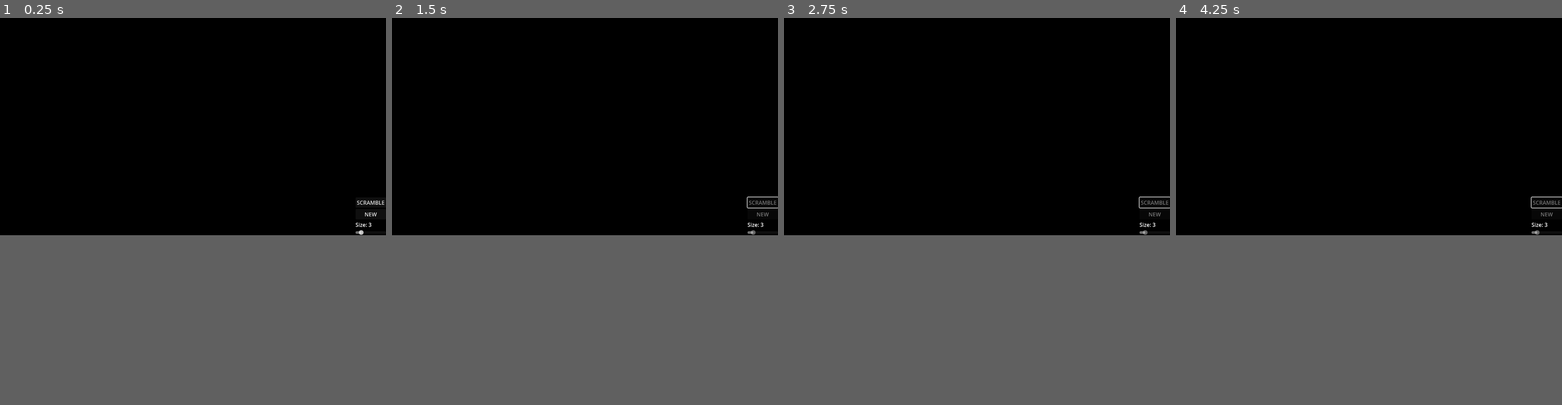
Above: before the commit, frames 1-4 (left to right).
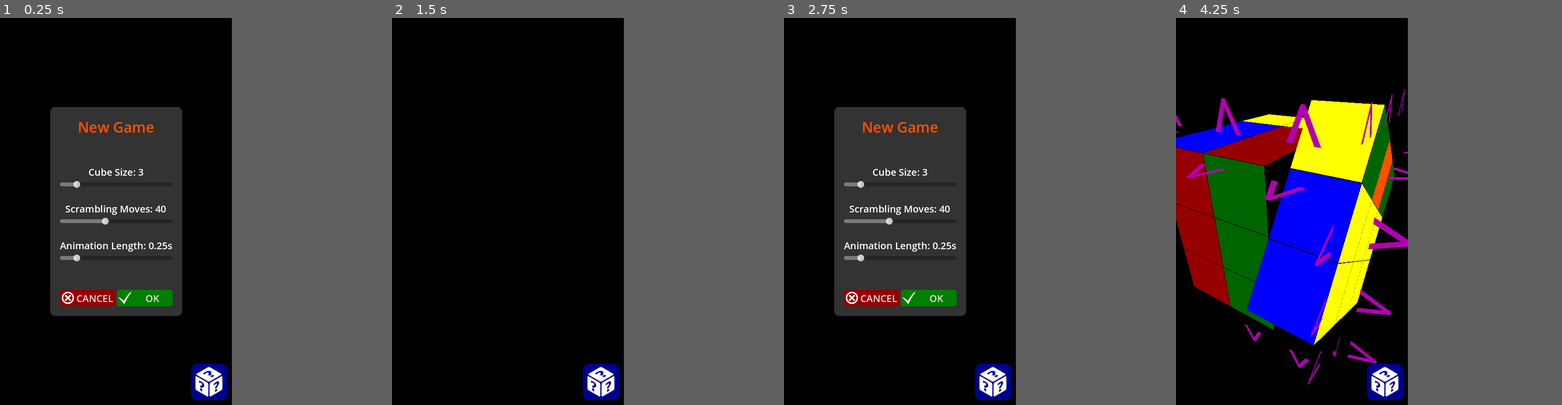
Above: after the commit, the same moments.

Repository: yannprada/n-cube
Game: Godot game, scene res://game.tscn
The game is run twice, just before and just after one commit, with the same random seed, the same clock (stepped at 60 frames per second) and the same inputs.
Inputs (mouse positions are in pixels of both pictures, inside the frame that each line leads up to):
- Up to frame 1 (0.25 s): no input
- Up to frame 2 (1.5 s): click (762, 203) at 0.5 s, where only the run before the commit has a clickable "SCRAMBLE"; click (538, 176) at 1.25 s, where only the run after the commit has a clickable "CANCEL"
- Up to frame 3 (2.75 s): click (1131, 223) at 2.02 s
- Up to frame 4 (4.25 s): click (1523, 223) at 2.77 s; click (1415, 176) at 3.5 s, where only the run after the commit has a clickable "OK"
In our replay, the window is 799x449 before the commit and 480x800 after it. These sizes can differ from the game's own. Grey fills any space a smaller window leaves; there, only what the larger window draws over its background counts as a difference.

The runs differ from the first frame. In frame 1, 19% of the frame differs, in the area x 13-100%, y 23-99%; in frame 2, 1.0%; in frame 3, 19%; in frame 4, 28%, in the area x 0-100%, y 18-99%.
Error before the commit: Out of bounds get index '0' (on base: 'Array[Vector3]') (res://world.gd:36)

Commit message:
New game menu

Diff:
--- a/game.gd
+++ b/game.gd
@@ -1,13 +1,8 @@
 extends Node
 
 
-func _on_scramble_button_pressed() -> void:
-	%UI.disable()
-	%World.scramble()
-	await get_tree().create_timer(0.25*50).timeout
-	%UI.enable()
-
-
-func _on_new_button_pressed() -> void:
+func _on_ui_new_game(size: int, moves: int, tween_duration: float) -> void:
+	%Pivot.tween_duration = tween_duration
 	%World.clear()
-	%World.generate(%SizeSlider.value)
+	%World.generate(size)
+	%World.scramble(moves)
--- a/game.tscn
+++ b/game.tscn
@@ -1,55 +1,232 @@
-[gd_scene load_steps=9 format=3 uid="uid://dknxotbcrytcs"]
+[gd_scene load_steps=22 format=3 uid="uid://dknxotbcrytcs"]
 
 [ext_resource type="Script" uid="uid://dff37uied0yv8" path="res://game.gd" id="1_j5wjh"]
 [ext_resource type="Script" uid="uid://cyuyfumpe4tkw" path="res://ui.gd" id="2_vef74"]
 [ext_resource type="Script" uid="uid://cj1moslussd0r" path="res://world.gd" id="3_hve3p"]
+[ext_resource type="Texture2D" uid="uid://cnv5ogsw7cl2r" path="res://assets/shuffle75pressed.png" id="3_mfdv2"]
+[ext_resource type="Texture2D" uid="uid://bgpehx85u4oo2" path="res://assets/shuffle75.png" id="4_iotsf"]
 [ext_resource type="Script" uid="uid://bn2v5r1c1fmnu" path="res://rubiks_cube.gd" id="4_mfdv2"]
 [ext_resource type="Script" uid="uid://bcyvnv4bc2joe" path="res://pivot.gd" id="5_iotsf"]
+[ext_resource type="Texture2D" uid="uid://boocgkjh3r2wn" path="res://assets/cancel75.png" id="5_lc2xo"]
+[ext_resource type="Texture2D" uid="uid://yevb552t60ls" path="res://assets/ok75.png" id="5_mfdv2"]
 [ext_resource type="Script" uid="uid://cvlafvx42vlmu" path="res://arrows.gd" id="6_lc2xo"]
 [ext_resource type="Script" uid="uid://chk6eg4huwbvs" path="res://camera_pivot.gd" id="7_215e1"]
 [ext_resource type="Script" uid="uid://b5yke2pp1xypg" path="res://camera.gd" id="8_7sc4i"]
 
+[sub_resource type="StyleBoxFlat" id="StyleBoxFlat_iotsf"]
+bg_color = Color(0.2, 0.2, 0.2, 1)
+corner_radius_top_left = 10
+corner_radius_top_right = 10
+corner_radius_bottom_right = 10
+corner_radius_bottom_left = 10
+
+[sub_resource type="LabelSettings" id="LabelSettings_iotsf"]
+font_size = 30
+font_color = Color(1, 0.313726, 0, 1)
+
+[sub_resource type="StyleBoxEmpty" id="StyleBoxEmpty_lc2xo"]
+
+[sub_resource type="StyleBoxEmpty" id="StyleBoxEmpty_215e1"]
+
+[sub_resource type="StyleBoxFlat" id="StyleBoxFlat_7sc4i"]
+content_margin_left = 3.0
+content_margin_top = 3.0
+content_margin_right = 3.0
+content_margin_bottom = 3.0
+bg_color = Color(0.588235, 0, 0, 1)
+corner_radius_top_left = 5
+corner_radius_top_right = 5
+corner_radius_bottom_right = 5
+corner_radius_bottom_left = 5
+
+[sub_resource type="StyleBoxFlat" id="StyleBoxFlat_80cx4"]
+content_margin_left = 3.0
+content_margin_top = 3.0
+content_margin_right = 3.0
+content_margin_bottom = 3.0
+bg_color = Color(1, 0, 0, 1)
+corner_radius_top_left = 5
+corner_radius_top_right = 5
+corner_radius_bottom_right = 5
+corner_radius_bottom_left = 5
+
+[sub_resource type="StyleBoxEmpty" id="StyleBoxEmpty_iotsf"]
+
+[sub_resource type="StyleBoxFlat" id="StyleBoxFlat_xa8c5"]
+content_margin_left = 3.0
+content_margin_top = 3.0
+content_margin_right = 3.0
+content_margin_bottom = 3.0
+bg_color = Color(0, 0.5, 0, 1)
+corner_radius_top_left = 5
+corner_radius_top_right = 5
+corner_radius_bottom_right = 5
+corner_radius_bottom_left = 5
+
+[sub_resource type="StyleBoxFlat" id="StyleBoxFlat_lc2xo"]
+content_margin_left = 3.0
+content_margin_top = 3.0
+content_margin_right = 3.0
+content_margin_bottom = 3.0
+bg_color = Color(0, 0.701961, 0, 1)
+corner_radius_top_left = 5
+corner_radius_top_right = 5
+corner_radius_bottom_right = 5
+corner_radius_bottom_left = 5
+
 [node name="Game" type="Node"]
 script = ExtResource("1_j5wjh")
 
-[node name="UI" type="VBoxContainer" parent="."]
-unique_name_in_owner = true
+[node name="UI" type="Control" parent="."]
+unique_name_in_owner = true
+layout_mode = 3
+anchors_preset = 15
+anchor_right = 1.0
+anchor_bottom = 1.0
+grow_horizontal = 2
+grow_vertical = 2
+size_flags_horizontal = 4
+size_flags_vertical = 4
+mouse_filter = 1
+script = ExtResource("2_vef74")
+
+[node name="MarginContainer" type="MarginContainer" parent="UI"]
+layout_mode = 1
 anchors_preset = 3
 anchor_left = 1.0
 anchor_top = 1.0
 anchor_right = 1.0
 anchor_bottom = 1.0
-offset_left = -91.0
-offset_top = -66.0
+offset_left = -60.0
+offset_top = -60.0
 grow_horizontal = 0
 grow_vertical = 0
-size_flags_horizontal = 4
-size_flags_vertical = 4
-script = ExtResource("2_vef74")
-
-[node name="ScrambleButton" type="Button" parent="UI"]
-unique_name_in_owner = true
-layout_mode = 2
-text = "SCRAMBLE"
-
-[node name="NewButton" type="Button" parent="UI"]
-unique_name_in_owner = true
-layout_mode = 2
-text = "NEW"
-
-[node name="SizeLabel" type="Label" parent="UI"]
-unique_name_in_owner = true
-layout_mode = 2
-text = "Size: 3"
-
-[node name="SizeSlider" type="HSlider" parent="UI"]
+theme_override_constants/margin_right = 10
+theme_override_constants/margin_bottom = 10
+
+[node name="NewGame" type="TextureButton" parent="UI/MarginContainer"]
+unique_name_in_owner = true
+layout_mode = 2
+tooltip_text = "Scramble"
+texture_normal = ExtResource("4_iotsf")
+texture_pressed = ExtResource("3_mfdv2")
+stretch_mode = 4
+
+[node name="NewGamePanel" type="PanelContainer" parent="UI"]
+unique_name_in_owner = true
+layout_mode = 1
+anchors_preset = 8
+anchor_left = 0.5
+anchor_top = 0.5
+anchor_right = 0.5
+anchor_bottom = 0.5
+offset_left = -89.5
+offset_top = -187.0
+offset_right = 89.5
+offset_bottom = 187.0
+grow_horizontal = 2
+grow_vertical = 2
+theme_override_styles/panel = SubResource("StyleBoxFlat_iotsf")
+
+[node name="MarginContainer" type="MarginContainer" parent="UI/NewGamePanel"]
+layout_mode = 2
+theme_override_constants/margin_left = 20
+theme_override_constants/margin_top = 20
+theme_override_constants/margin_right = 20
+theme_override_constants/margin_bottom = 20
+
+[node name="VBoxContainer" type="VBoxContainer" parent="UI/NewGamePanel/MarginContainer"]
+layout_mode = 2
+
+[node name="Label" type="Label" parent="UI/NewGamePanel/MarginContainer/VBoxContainer"]
+layout_mode = 2
+text = "New Game"
+label_settings = SubResource("LabelSettings_iotsf")
+horizontal_alignment = 1
+
+[node name="HSeparator" type="HSeparator" parent="UI/NewGamePanel/MarginContainer/VBoxContainer"]
+layout_mode = 2
+theme_override_constants/separation = 50
+theme_override_styles/separator = SubResource("StyleBoxEmpty_lc2xo")
+
+[node name="SizeLabel" type="Label" parent="UI/NewGamePanel/MarginContainer/VBoxContainer"]
+unique_name_in_owner = true
+layout_mode = 2
+text = "Cube Size: 3"
+horizontal_alignment = 1
+
+[node name="SizeSlider" type="HSlider" parent="UI/NewGamePanel/MarginContainer/VBoxContainer"]
 unique_name_in_owner = true
 layout_mode = 2
 min_value = 2.0
 max_value = 10.0
 value = 3.0
 rounded = true
-scrollable = false
+
+[node name="HSeparator2" type="HSeparator" parent="UI/NewGamePanel/MarginContainer/VBoxContainer"]
+layout_mode = 2
+theme_override_constants/separation = 20
+theme_override_styles/separator = SubResource("StyleBoxEmpty_lc2xo")
+
+[node name="ScramblingLabel" type="Label" parent="UI/NewGamePanel/MarginContainer/VBoxContainer"]
+unique_name_in_owner = true
+layout_mode = 2
+text = "Scrambling Moves: 40"
+horizontal_alignment = 1
+
+[node name="ScramblingSlider" type="HSlider" parent="UI/NewGamePanel/MarginContainer/VBoxContainer"]
+unique_name_in_owner = true
+layout_mode = 2
+value = 40.0
+rounded = true
+
+[node name="HSeparator3" type="HSeparator" parent="UI/NewGamePanel/MarginContainer/VBoxContainer"]
+layout_mode = 2
+theme_override_constants/separation = 20
+theme_override_styles/separator = SubResource("StyleBoxEmpty_lc2xo")
+
+[node name="TweenLabel" type="Label" parent="UI/NewGamePanel/MarginContainer/VBoxContainer"]
+unique_name_in_owner = true
+layout_mode = 2
+text = "Animation Length: 0.25s"
+horizontal_alignment = 1
+
+[node name="TweenSlider" type="HSlider" parent="UI/NewGamePanel/MarginContainer/VBoxContainer"]
+unique_name_in_owner = true
+layout_mode = 2
+max_value = 2.0
+step = 0.05
+value = 0.25
+
+[node name="HSeparator4" type="HSeparator" parent="UI/NewGamePanel/MarginContainer/VBoxContainer"]
+layout_mode = 2
+theme_override_constants/separation = 50
+theme_override_styles/separator = SubResource("StyleBoxEmpty_lc2xo")
+
+[node name="HBoxContainer" type="HBoxContainer" parent="UI/NewGamePanel/MarginContainer/VBoxContainer"]
+layout_mode = 2
+
+[node name="Cancel" type="Button" parent="UI/NewGamePanel/MarginContainer/VBoxContainer/HBoxContainer"]
+layout_mode = 2
+size_flags_horizontal = 3
+theme_override_styles/focus = SubResource("StyleBoxEmpty_215e1")
+theme_override_styles/hover = SubResource("StyleBoxFlat_7sc4i")
+theme_override_styles/pressed = SubResource("StyleBoxFlat_80cx4")
+theme_override_styles/normal = SubResource("StyleBoxFlat_7sc4i")
+text = "CANCEL"
+icon = ExtResource("5_lc2xo")
+expand_icon = true
+
+[node name="OK" type="Button" parent="UI/NewGamePanel/MarginContainer/VBoxContainer/HBoxContainer"]
+layout_mode = 2
+size_flags_horizontal = 3
+theme_override_styles/focus = SubResource("StyleBoxEmpty_iotsf")
+theme_override_styles/hover = SubResource("StyleBoxFlat_xa8c5")
+theme_override_styles/pressed = SubResource("StyleBoxFlat_lc2xo")
+theme_override_styles/normal = SubResource("StyleBoxFlat_xa8c5")
+text = "OK"
+icon = ExtResource("5_mfdv2")
+expand_icon = true
 
 [node name="World" type="Node3D" parent="."]
 unique_name_in_owner = true
@@ -80,7 +257,11 @@
 current = true
 script = ExtResource("8_7sc4i")
 
-[connection signal="pressed" from="UI/ScrambleButton" to="." method="_on_scramble_button_pressed"]
-[connection signal="pressed" from="UI/NewButton" to="." method="_on_new_button_pressed"]
-[connection signal="value_changed" from="UI/SizeSlider" to="UI" method="_on_size_slider_value_changed"]
+[connection signal="new_game" from="UI" to="." method="_on_ui_new_game"]
+[connection signal="pressed" from="UI/MarginContainer/NewGame" to="UI" method="_on_new_game_pressed"]
+[connection signal="value_changed" from="UI/NewGamePanel/MarginContainer/VBoxContainer/SizeSlider" to="UI" method="_on_size_slider_value_changed"]
+[connection signal="value_changed" from="UI/NewGamePanel/MarginContainer/VBoxContainer/ScramblingSlider" to="UI" method="_on_scrambling_slider_value_changed"]
+[connection signal="value_changed" from="UI/NewGamePanel/MarginContainer/VBoxContainer/TweenSlider" to="UI" method="_on_tween_slider_value_changed"]
+[connection signal="pressed" from="UI/NewGamePanel/MarginContainer/VBoxContainer/HBoxContainer/Cancel" to="UI" method="_on_new_game_cancel_pressed"]
+[connection signal="pressed" from="UI/NewGamePanel/MarginContainer/VBoxContainer/HBoxContainer/OK" to="UI" method="_on_new_game_ok_pressed"]
 [connection signal="clicked" from="World/Arrows" to="World/RubiksCube" method="_on_arrows_clicked"]
--- /dev/null
+++ b/main_theme.tres
@@ -0,0 +1,8 @@
+[gd_resource type="Theme" load_steps=2 format=3 uid="uid://cn5n35yqfpaeo"]
+
+[sub_resource type="SystemFont" id="SystemFont_gsqoc"]
+font_names = PackedStringArray("Cascadia Mono")
+
+[resource]
+default_font = SubResource("SystemFont_gsqoc")
+default_font_size = 20
--- a/pivot.gd
+++ b/pivot.gd
@@ -1,14 +1,14 @@
 extends Node3D
 
 const ROTATION_ANGLE: float = -PI/2
-const TWEEN_DURATION: float = 0.25
 
+var tween_duration: float = 0.25
 var previous_angle: float = 0.0
 
 
 func tween_rotate(axis: Vector3) -> Tween:
 	var tween = create_tween()
-	tween.tween_method(_rotate_inner.bind(axis), 0.0, ROTATION_ANGLE, TWEEN_DURATION)
+	tween.tween_method(_rotate_inner.bind(axis), 0.0, ROTATION_ANGLE, tween_duration)
 	return tween
 
 
--- a/project.godot
+++ b/project.godot
@@ -15,9 +15,16 @@
 config/features=PackedStringArray("4.4", "GL Compatibility")
 config/icon="res://icon.svg"
 
-[autoload]
+[display]
 
-Utils="*res://utils.gd"
+window/size/viewport_width=480
+window/size/viewport_height=800
+window/stretch/mode="canvas_items"
+window/handheld/orientation=1
+
+[gui]
+
+theme/custom="uid://cn5n35yqfpaeo"
 
 [input]
 
--- a/ui.gd
+++ b/ui.gd
@@ -1,17 +1,39 @@
-extends VBoxContainer
+extends Control
+
+signal new_game(size: int, moves: int, duration: float)
 
 
 func disable() -> void:
-	%ScrambleButton.disabled = true
-	%NewButton.disabled = true
-	%SizeSlider.editable = false
+	%NewGame.disabled = true
 
 
 func enable() -> void:
-	%ScrambleButton.disabled = false
-	%NewButton.disabled = false
-	%SizeSlider.editable = true
+	%NewGame.disabled = false
 
 
 func _on_size_slider_value_changed(value: int) -> void:
-	%SizeLabel.text = 'Size: ' + str(value)
+	%SizeLabel.text = 'Cube Size: ' + str(value)
+
+
+func _on_scrambling_slider_value_changed(value: int) -> void:
+	%ScramblingLabel.text = 'Scrambling Moves: ' + str(value)
+
+
+func _on_tween_slider_value_changed(value: float) -> void:
+	%TweenLabel.text = 'Animation Length: %.2fs' % value
+
+
+func _on_new_game_ok_pressed() -> void:
+	new_game.emit(%SizeSlider.value, %ScramblingSlider.value, %TweenSlider.value)
+	%NewGamePanel.hide()
+	%NewGame.disabled = true
+	await get_tree().create_timer(%ScramblingSlider.value * %TweenSlider.value).timeout
+	%NewGame.disabled = false
+
+
+func _on_new_game_cancel_pressed() -> void:
+	%NewGamePanel.hide()
+
+
+func _on_new_game_pressed() -> void:
+	%NewGamePanel.show()
--- a/world.gd
+++ b/world.gd
@@ -2,7 +2,6 @@
 
 const AXES = [Vector3.UP, Vector3.DOWN, Vector3.LEFT, Vector3.RIGHT, Vector3.BACK, Vector3.FORWARD]
 
-var scrambling_moves: int = 40
 var exterior_positions: Array[Vector3]
 
 
@@ -31,8 +30,11 @@
 					exterior_positions.append(pos)
 
 
-func scramble() -> void:
-	for n in scrambling_moves:
+func scramble(moves: int) -> void:
+	if %RubiksCube.get_child_count() == 0:
+		return
+
+	for n in moves:
 		var pos = exterior_positions[randi_range(0, exterior_positions.size()-1)]
 		var axis = AXES[randi_range(0, AXES.size()-1)]
 		var layer = pos * axis.abs()
Binary file added: assets/cancel75.png
Not shown, added: assets/cancel75.png.import
Binary file added: assets/ok75.png
Not shown, added: assets/ok75.png.import
Binary file added: assets/shuffle75.png
Not shown, added: assets/shuffle75.png.import
Binary file added: assets/shuffle75pressed.png
Not shown, added: assets/shuffle75pressed.png.import
